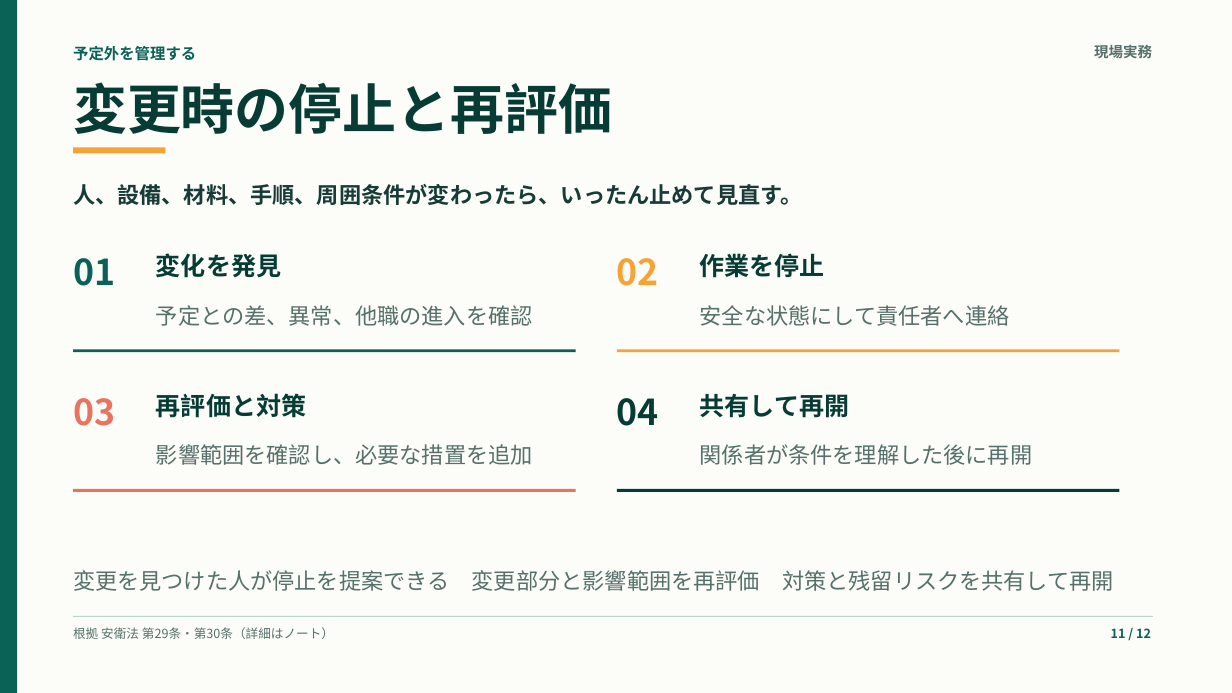
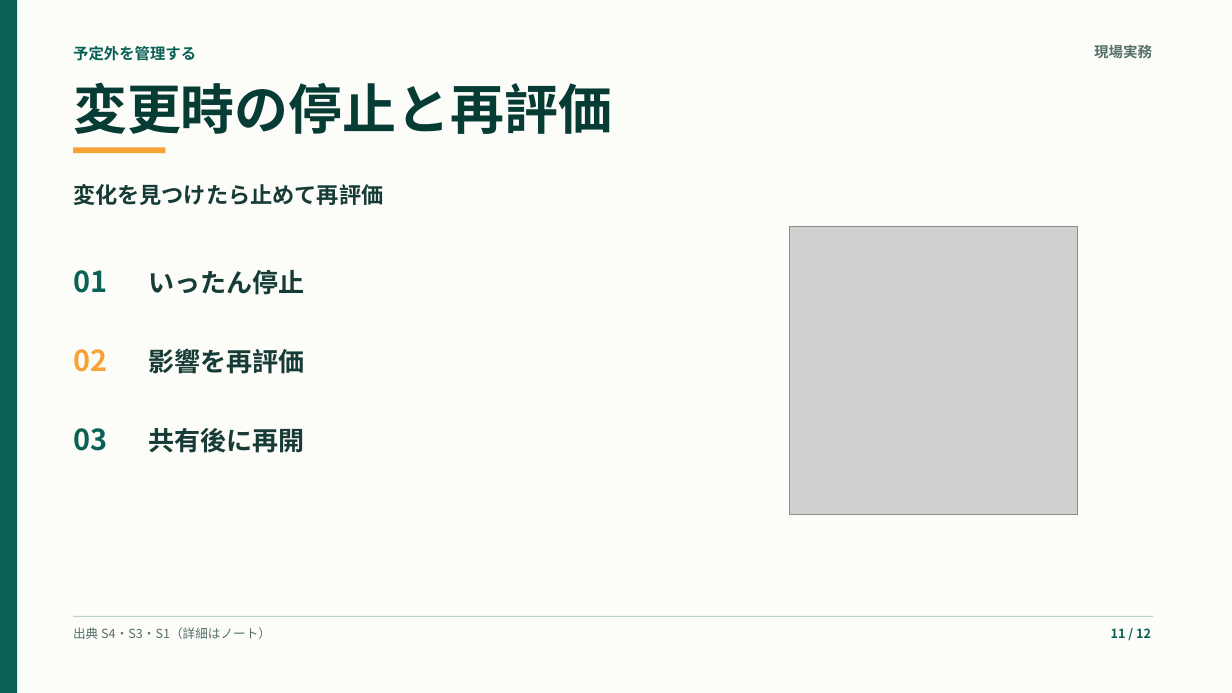
Before and after one commit to kameking-lab/safe-ai-site, a slide deck: slide 11 of web/public/training/safety-seminars/safety-management-basics-osh-law/downloads/safety-management-basics-osh-law-training.pptx. Drawn at 1232x693 pixels with LibreOffice and Linux fonts; fonts in the diff are those of the drawing; grey boxes stand for pictures. Boxes give left, top, right and bottom in pixels: in the first picture for what was removed or moved away, otherwise in the second. Text is boxed around its words. In the diff, an @@ line names an element or a change of style, - is before the commit and + after.

```diff
--- a/web/public/training/safety-seminars/safety-management-basics-osh-law/downloads/safety-management-basics-osh-law-training.pptx
+++ b/web/public/training/safety-seminars/safety-management-basics-osh-law/downloads/safety-management-basics-osh-law-training.pptx
@@ text at box(73, 184, 383, 205): text changed @@
-人、設備、材料、手順、周囲条件が変わったら、いったん止めて見直す。
+変化を見つけたら止めて再評価
@@ picture added at box(789, 226, 1078, 515) @@
@@ text "01": place and size @@
-text "01" at box(73, 258, 115, 286)
+text "01" at box(73, 270, 107, 293)
@@ text "01" at box(73, 270, 107, 293): size 27.8 to 22.5 pt @@
@@ text removed at box(700, 253, 825, 278) @@
-作業を停止
@@ text at box(148, 270, 304, 295): text changed; size 19.5 to 20.3 pt; text colour #073C35 to #173B36 @@
-変化を発見
+いったん停止
@@ text removed at box(156, 305, 533, 326) @@
-予定との差、異常、他職の進入を確認
@@ text removed at box(700, 305, 1010, 326) @@
-安全な状態にして責任者へ連絡
@@ text "02" at box(73, 349, 107, 372): size 27.8 to 22.5 pt @@
@@ text "02": place and size @@
-text "02" at box(617, 258, 659, 286)
+text "02" at box(73, 349, 107, 372)
@@ rectangle removed at box(73, 349, 576, 352) @@
@@ text at box(148, 348, 304, 374): text changed; size 19.5 to 20.3 pt; text colour #073C35 to #173B36 @@
-再評価と対策
+影響を再評価
@@ rectangle removed at box(617, 349, 1120, 352) @@
@@ text "03": place and size @@
-text "03" at box(73, 398, 115, 426)
+text "03" at box(73, 428, 107, 451)
@@ text "03" at box(73, 428, 107, 451): size 27.8 to 22.5 pt, text colour #EA735F to #0A6257 @@
@@ text removed at box(617, 398, 659, 426) @@
-04
@@ text at box(148, 428, 304, 453): text changed; size 19.5 to 20.3 pt; text colour #073C35 to #173B36 @@
-共有して再開
+共有後に再開
@@ text removed at box(156, 444, 533, 465) @@
-影響範囲を確認し、必要な措置を追加
@@ text removed at box(700, 444, 1033, 465) @@
-関係者が条件を理解した後に再開
@@ rectangle removed at box(73, 489, 576, 492) @@
@@ rectangle removed at box(617, 489, 1120, 492) @@
@@ text removed at box(73, 570, 1114, 591) @@
-変更を見つけた人が停止を提案できる 変更部分と影響範囲を再評価 対策と残留リスクを共有して再開
@@ text at box(73, 627, 271, 639): text changed @@
-根拠 安衛法 第29条・第30条（詳細はノート）
+出典 S4・S3・S1（詳細はノート）
```
Also in this commit, not shown: 11 other slides changed, 14 other files.
